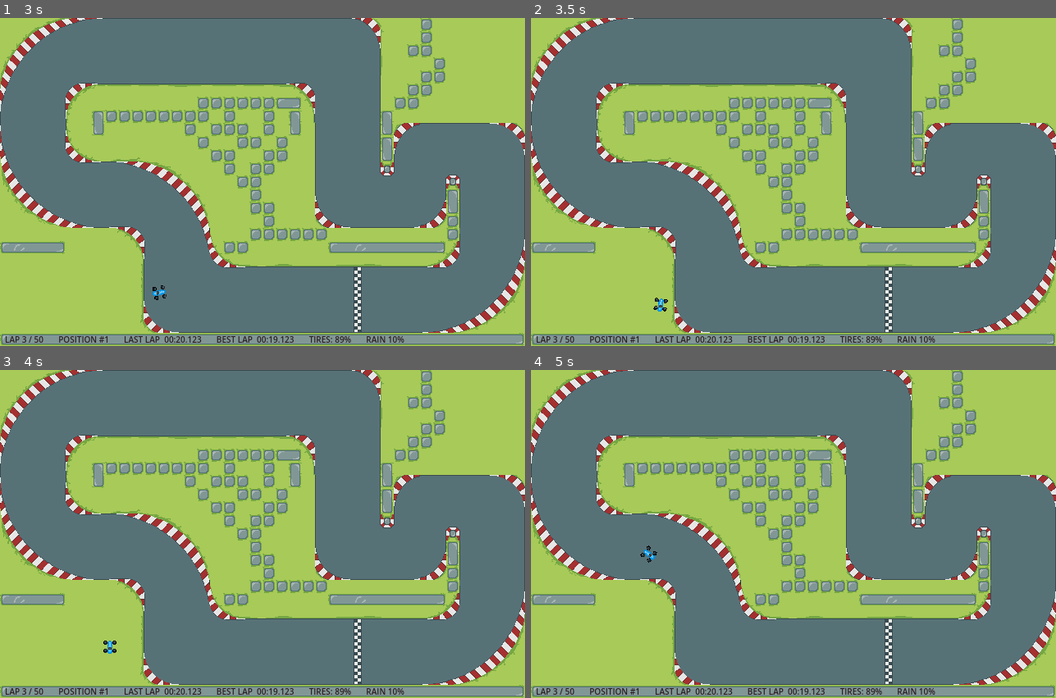
Above: before the commit, frames 1-4 (two rows, left to right).
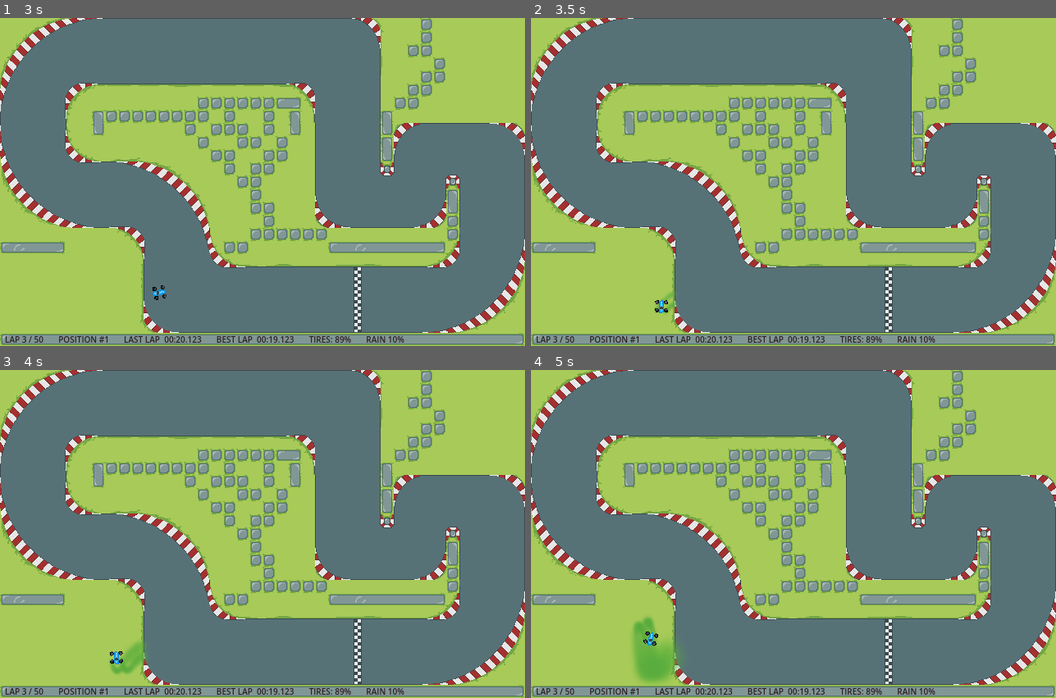
Above: after the commit, the same moments.

Repository: itjope/slide-on-slicks
Game: Godot game, scene res://world.tscn
The game is run twice, just before and just after one commit, with the same random seed, the same clock (stepped at 60 frames per second) and the same inputs.
Inputs:
- Up to frame 1 (3 s): tap Enter at 0.5, 2.75 s; hold Right (steerRight) 0.53-1.25 s; hold Down (break) 0.53-1.25 s; click "Host" at 1.25 s; tap Space (kryckan) at 2, 2.1 s; hold Left (steerLeft) 2.03-2.78 s; hold Right (steerRight) from 2.78 s (still down); hold Down (break) from 2.78 s (still down)
- Up to frame 2 (3.5 s): keep holding Right (steerRight); keep holding Down (break)
- Up to frame 3 (4 s): release Right (steerRight) at 3.53 s; release Down (break) at 3.53 s; hold Up (accelerate) from 3.53 s (still down); tap Space (kryckan) at 3.6 s
- Up to frame 4 (5 s): release Up (accelerate) at 4.28 s; hold Left (steerLeft) from 4.28 s (still down); hold Down (break) from 4.28 s (still down)

Frame 1 is identical in both runs. In frame 2, 0.1% of the frame differs, in the area x 23-28%, y 83-91%; in frame 3, 0.5%; in frame 4, 1.3%, in the area x 19-29%, y 53-96%.

Commit message:
Grass particles effect

Diff:
--- a/Car.gd
+++ b/Car.gd
@@ -4,11 +4,11 @@
 
 var steering_angle_default = 40
 var steering_angle_during_kryckan = 30
-var steering_angle_during_acceleration = 16
+var steering_angle_during_acceleration = 20
 
 var kryckan_slownown_factor = 0.2
 
-var engine_power = 500
+var engine_power = 450
 var friction = -0.0035
 var drag = -0.007
 var braking = -350
@@ -17,6 +17,7 @@
 var slip_speed = 190
 var traction_fast = 0.0025
 var traction_slow = 0.02
+var traction_grass = 0.001
 var steering_angle = steering_angle_default
 var acceleration = Vector2.ZERO
 var steer_direction
@@ -26,8 +27,16 @@
 var race_state = race_states.STARTED
 var jumped_start = 0
 
+enum surfaces {TARMAC, GRASS}
+var surface = surfaces.TARMAC
+
 @onready var animation_node = $Smoothing2D/AnimatedSprite2D
 @onready var collision_shape = $CollisionShape2D
+@onready var grass_particles_left = $GrassParticlesLeft
+@onready var grass_particles_right = $GrassParticlesRight
+
+@export var emit_grass_left = false
+@export var emit_grass_right = false
 
 func _ready():
 	if not is_multiplayer_authority(): return
@@ -46,6 +55,7 @@
 	var friction_force = velocity * friction
 	var drag_force = velocity * velocity.length() * drag
 	acceleration += drag_force + friction_force
+
 
 func get_input():
 	if not is_multiplayer_authority(): return
@@ -104,6 +114,9 @@
 
 	var d = new_heading.dot(velocity.normalized())
 
+	if surface == surfaces.GRASS:
+		traction = traction_grass
+
 	#if d >= 0:
 	velocity = velocity.lerp(new_heading * velocity.length(), traction)
 	#if d < 0:
@@ -129,12 +142,19 @@
 	race_state = race_states.STARTED
 
 func _process(delta):
+
 	if velocity.length() > 10:
 		var animationSpeed  = min(velocity.length() / 200, 1)
 		animation_node.play("running", animationSpeed)
 
 	else:
 		animation_node.play("idle")
+		if is_multiplayer_authority():
+			emit_grass_left = false
+			emit_grass_right = false
+
+	grass_particles_left.emitting = emit_grass_left
+	grass_particles_right.emitting = emit_grass_right
 
 func _physics_process(delta):
 	if not is_multiplayer_authority():
@@ -156,5 +176,26 @@
 	if get_slide_collision_count() > 0:
 		velocity = velocity * 0.90
 
+	if surface == surfaces.GRASS:
+		velocity = velocity * 0.96
+
 func _enter_tree():
 	set_multiplayer_authority(str(name).to_int())
+
+
+
+
+func _on_area_2d_area_entered(area: Area2D):
+	if area.name == "Grass":
+		surface = surfaces.GRASS
+		for a in area.get_overlapping_areas():
+			if a.name == "LeftWheels":
+				emit_grass_left = true
+			if a.name == "RightWheels":
+				emit_grass_right= true
+
+
+func _on_area_2d_area_exited(area):
+	surface = surfaces.TARMAC
+	emit_grass_left = false
+	emit_grass_right = false
--- a/car.gd
+++ b/car.gd
@@ -4,11 +4,11 @@
 
 var steering_angle_default = 40
 var steering_angle_during_kryckan = 30
-var steering_angle_during_acceleration = 16
+var steering_angle_during_acceleration = 20
 
 var kryckan_slownown_factor = 0.2
 
-var engine_power = 500
+var engine_power = 450
 var friction = -0.0035
 var drag = -0.007
 var braking = -350
@@ -17,6 +17,7 @@
 var slip_speed = 190
 var traction_fast = 0.0025
 var traction_slow = 0.02
+var traction_grass = 0.001
 var steering_angle = steering_angle_default
 var acceleration = Vector2.ZERO
 var steer_direction
@@ -26,8 +27,16 @@
 var race_state = race_states.STARTED
 var jumped_start = 0
 
+enum surfaces {TARMAC, GRASS}
+var surface = surfaces.TARMAC
+
 @onready var animation_node = $Smoothing2D/AnimatedSprite2D
 @onready var collision_shape = $CollisionShape2D
+@onready var grass_particles_left = $GrassParticlesLeft
+@onready var grass_particles_right = $GrassParticlesRight
+
+@export var emit_grass_left = false
+@export var emit_grass_right = false
 
 func _ready():
 	if not is_multiplayer_authority(): return
@@ -46,6 +55,7 @@
 	var friction_force = velocity * friction
 	var drag_force = velocity * velocity.length() * drag
 	acceleration += drag_force + friction_force
+
 
 func get_input():
 	if not is_multiplayer_authority(): return
@@ -104,6 +114,9 @@
 
 	var d = new_heading.dot(velocity.normalized())
 
+	if surface == surfaces.GRASS:
+		traction = traction_grass
+
 	#if d >= 0:
 	velocity = velocity.lerp(new_heading * velocity.length(), traction)
 	#if d < 0:
@@ -129,12 +142,19 @@
 	race_state = race_states.STARTED
 
 func _process(delta):
+
 	if velocity.length() > 10:
 		var animationSpeed  = min(velocity.length() / 200, 1)
 		animation_node.play("running", animationSpeed)
 
 	else:
 		animation_node.play("idle")
+		if is_multiplayer_authority():
+			emit_grass_left = false
+			emit_grass_right = false
+
+	grass_particles_left.emitting = emit_grass_left
+	grass_particles_right.emitting = emit_grass_right
 
 func _physics_process(delta):
 	if not is_multiplayer_authority():
@@ -156,5 +176,26 @@
 	if get_slide_collision_count() > 0:
 		velocity = velocity * 0.90
 
+	if surface == surfaces.GRASS:
+		velocity = velocity * 0.96
+
 func _enter_tree():
 	set_multiplayer_authority(str(name).to_int())
+
+
+
+
+func _on_area_2d_area_entered(area: Area2D):
+	if area.name == "Grass":
+		surface = surfaces.GRASS
+		for a in area.get_overlapping_areas():
+			if a.name == "LeftWheels":
+				emit_grass_left = true
+			if a.name == "RightWheels":
+				emit_grass_right= true
+
+
+func _on_area_2d_area_exited(area):
+	surface = surfaces.TARMAC
+	emit_grass_left = false
+	emit_grass_right = false
--- a/player.tscn
+++ b/player.tscn
@@ -1,12 +1,13 @@
-[gd_scene load_steps=18 format=3 uid="uid://b7vs3725r21pu"]
+[gd_scene load_steps=26 format=3 uid="uid://b7vs3725r21pu"]
 
 [ext_resource type="Script" path="res://car.gd" id="1_ttov1"]
 [ext_resource type="Script" path="res://addons/smoothing/smoothing_2d.gd" id="2_4674m"]
 [ext_resource type="Texture2D" uid="uid://bsrxijrgft7ev" path="res://SlimCar16Blue.png" id="3_vxi5v"]
 [ext_resource type="Texture2D" uid="uid://pdk4f2ydoajn" path="res://SlimCar16Blue_sprite.png" id="4_kseun"]
+[ext_resource type="Texture2D" uid="uid://bc450oasc6bup" path="res://grass_particle.png" id="6_243na"]
 [ext_resource type="Texture2D" uid="uid://coyo7etiyxyuq" path="res://light.png" id="6_iguve"]
 
-[sub_resource type="CapsuleShape2D" id="CapsuleShape2D_yvsxi"]
+[sub_resource type="CapsuleShape2D" id="CapsuleShape2D_4ixfm"]
 radius = 8.0
 height = 20.0
 
@@ -17,6 +18,12 @@
 properties/1/path = NodePath(".:rotation")
 properties/1/spawn = false
 properties/1/sync = true
+properties/2/path = NodePath(".:emit_grass_left")
+properties/2/spawn = true
+properties/2/sync = true
+properties/3/path = NodePath(".:emit_grass_right")
+properties/3/spawn = true
+properties/3/sync = true
 
 [sub_resource type="AtlasTexture" id="AtlasTexture_itvo3"]
 atlas = ExtResource("4_kseun")
@@ -97,6 +104,42 @@
 "speed": 60.0
 }]
 
+[sub_resource type="CapsuleShape2D" id="CapsuleShape2D_4s3s8"]
+radius = 1.99997
+height = 5.99994
+
+[sub_resource type="CapsuleShape2D" id="CapsuleShape2D_yvsxi"]
+radius = 1.9993
+height = 5.99995
+
+[sub_resource type="Gradient" id="Gradient_37qau"]
+colors = PackedColorArray(1, 1, 1, 1, 1, 1, 1, 0)
+
+[sub_resource type="GradientTexture1D" id="GradientTexture1D_ntv5f"]
+gradient = SubResource("Gradient_37qau")
+
+[sub_resource type="Curve" id="Curve_wo2nd"]
+_data = [Vector2(0, 0.189351), 0.0, 0.0, 0, 0, Vector2(0.928846, 0.993384), 0.0, 0.0, 0, 0]
+point_count = 2
+
+[sub_resource type="CurveTexture" id="CurveTexture_4oof4"]
+curve = SubResource("Curve_wo2nd")
+
+[sub_resource type="ParticleProcessMaterial" id="ParticleProcessMaterial_ayyx8"]
+particle_flag_disable_z = true
+direction = Vector3(-100, 1, 2.08165e-12)
+spread = 8.88
+gravity = Vector3(2.08165e-12, 2.08165e-12, 2.08165e-12)
+initial_velocity_max = 2.74
+orbit_velocity_min = 0.0
+orbit_velocity_max = 0.0
+scale_min = 2.74
+scale_max = 5.48
+scale_curve = SubResource("CurveTexture_4oof4")
+color = Color(0.345098, 0.666667, 0.239216, 0.356863)
+color_ramp = SubResource("GradientTexture1D_ntv5f")
+turbulence_noise_strength = 2.75
+
 [node name="CharacterBody2D" type="CharacterBody2D"]
 visibility_layer = 2
 position = Vector2(-36, 375)
@@ -143,3 +186,44 @@
 texture = ExtResource("6_iguve")
 offset = Vector2(100, 2.08165e-12)
 texture_scale = 0.5
+
+[node name="LeftWheels" type="Area2D" parent="."]
+
+[node name="left" type="CollisionShape2D" parent="LeftWheels"]
+position = Vector2(-4, -6)
+rotation = 4.71677
+shape = SubResource("CapsuleShape2D_4s3s8")
+
+[node name="RightWheels" type="Area2D" parent="."]
+
+[node name="right" type="CollisionShape2D" parent="RightWheels"]
+position = Vector2(-4, 6)
+rotation = 4.7082
+shape = SubResource("CapsuleShape2D_yvsxi")
+
+[node name="GrassParticlesLeft" type="GPUParticles2D" parent="."]
+modulate = Color(1, 1, 1, 0.380392)
+position = Vector2(-4, -6)
+emitting = false
+amount = 300
+process_material = SubResource("ParticleProcessMaterial_ayyx8")
+texture = ExtResource("6_243na")
+lifetime = 2.11
+randomness = 0.12
+trail_lifetime = 0.9
+
+[node name="GrassParticlesRight" type="GPUParticles2D" parent="."]
+modulate = Color(1, 1, 1, 0.380392)
+position = Vector2(-4, 6)
+emitting = false
+amount = 300
+process_material = SubResource("ParticleProcessMaterial_ayyx8")
+texture = ExtResource("6_243na")
+lifetime = 2.11
+randomness = 0.12
+trail_lifetime = 0.9
+
+[connection signal="area_entered" from="LeftWheels" to="." method="_on_area_2d_area_entered"]
+[connection signal="area_exited" from="LeftWheels" to="." method="_on_area_2d_area_exited"]
+[connection signal="area_entered" from="RightWheels" to="." method="_on_area_2d_area_entered"]
+[connection signal="area_exited" from="RightWheels" to="." method="_on_area_2d_area_exited"]
--- a/track1.tscn
+++ b/track1.tscn
@@ -174,3 +174,20 @@
 tile_set = SubResource("TileSet_7ah0t")
 format = 2
 layer_0/tile_data = PackedInt32Array(1114138, 65536, 1, 1114139, 0, 1, 1114140, 65536, 1, 1114141, 65536, 1, 1114142, 6 …(1991 unchanged characters)…
+
+[node name="Grass" type="Area2D" parent="."]
+
+[node name="CollisionPolygon2D" type="CollisionPolygon2D" parent="Grass"]
+polygon = PackedVector2Array(556, 385, 590, 373, 602, 363, 614, 352, 631, 330, 640, 300, 642, 385)
+
+[node name="CollisionPolygon2D2" type="CollisionPolygon2D" parent="Grass"]
+polygon = PackedVector2Array(0, 170, 0, 384, 193, 385, 182, 380, 178, 373, 175, 367, 174, 290, 169, 276, 163, 269, 156, 262, 142, 256, 86, 256, 70, 254, 45, 242, 31, 230, 15, 211, 5, 188)
+
+[node name="CollisionPolygon2D3" type="CollisionPolygon2D" parent="Grass"]
+polygon = PackedVector2Array(119, 82, 353, 81, 364, 86, 375, 97, 380, 108, 383, 126, 384, 242, 389, 250, 394, 254, 399, 256, 530, 256, 542, 246, 545, 238, 545, 207, 560, 207, 560, 270, 549, 289, 532, 300, 514, 303, 298, 303, 276, 297, 266, 286, 258, 269, 254, 247, 247, 225, 224, 197, 198, 180, 165, 174, 122, 174, 107, 171, 91, 160, 81, 142, 80, 115, 89, 96, 102, 85)
+
+[node name="CollisionPolygon2D4" type="CollisionPolygon2D" parent="Grass"]
+polygon = PackedVector2Array(1, 85, 3, 68, 12, 46, 25, 31, 35, 20, 54, 9, 76, 1, 86, 0, -7, -2)
+
+[node name="CollisionPolygon2D5" type="CollisionPolygon2D" parent="Grass"]
+polygon = PackedVector2Array(454, 0, 466, 12, 465, 111, 480, 113, 479, 141, 485, 132, 491, 127, 628, 128, 636, 132, 638, 137, 640, -1)
Binary file added: grass_particle.png
Not shown, added: grass_particle.png.import
Not shown: 1 places in player.tscn that only renumber resources
